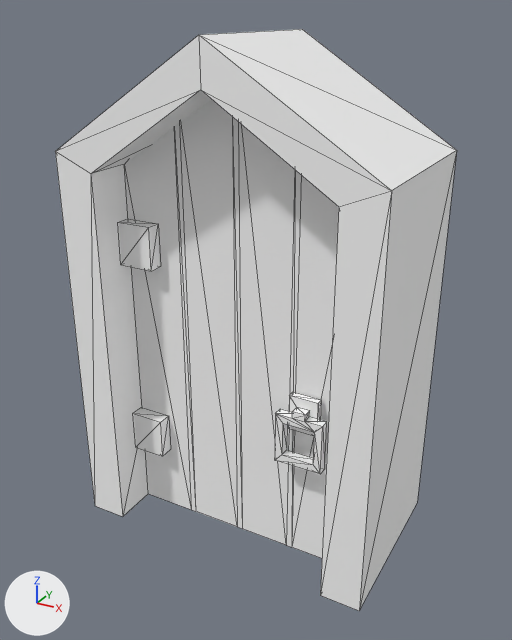
Before and after pictures for a commit that changed the glTF model assets/synty/simple_fantasy/models/SF_Bld_Elven_Door_01.glb.
Before and after are seen from a 50 mm camera at (0.0278, -0.0507, 0.0455) aimed at (0.0003, -0.0006, 0.0205). The axes (+X, +Y, +Z) are drawn at lower left. The lights are the same throughout. Mesh edges are drawn as thin lines.

Objects in the first picture: 'SF_Bld_Elven_Door_01'.
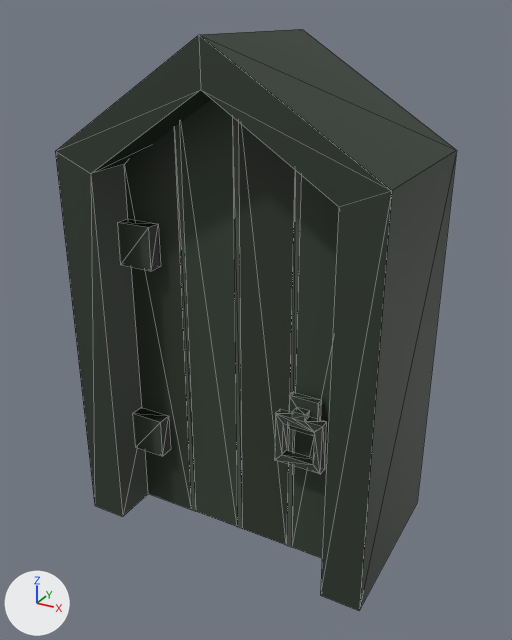
Location of each change, [x1, y1, x2, y2] in pixels of the pictures (512 x 640 px):
'SF_Bld_Elven_Door_01', surface changed (grey to black): [55, 29, 457, 611] in both

The change, as a list of edits to the scene's bpy script:
```text
Add img_undead_footman_01:
    img_undead_footman_01 = load_image('Undead_Footman_01', '_unpacked/Undead_Footman_01', 512, 512, 'sRGB')
Change mat_lambert1:
    add n3 = _N.new('ShaderNodeMix'); n3.name = 'Mix'
    add n3.data_type = 'RGBA'
    add n3.blend_type = 'MULTIPLY'
    add n3.inputs[0].default_value = 1.0  # 'Factor'
    add n4 = _N.new('ShaderNodeTexImage'); n4.name = 'Image Texture'
    add n4.image = img_undead_footman_01
    where n2 = _N.new('ShaderNodeVertexColor'); n2.name = 'Color Attribute'
    where n0 = _N.new('ShaderNodeBsdfPrincipled'); n0.name = 'Principled BSDF'
    remove _L.new(n2.outputs[0], n0.inputs[0])  # 'Color' to 'Base Color'
    add _L.new(n3.outputs[2], n0.inputs[0])  # 'Result' to 'Base Color'
    add _L.new(n2.outputs[0], n3.inputs[7])  # 'Color' to 'B'
    add _L.new(n4.outputs[0], n3.inputs[6])  # 'Color' to 'A'
```
